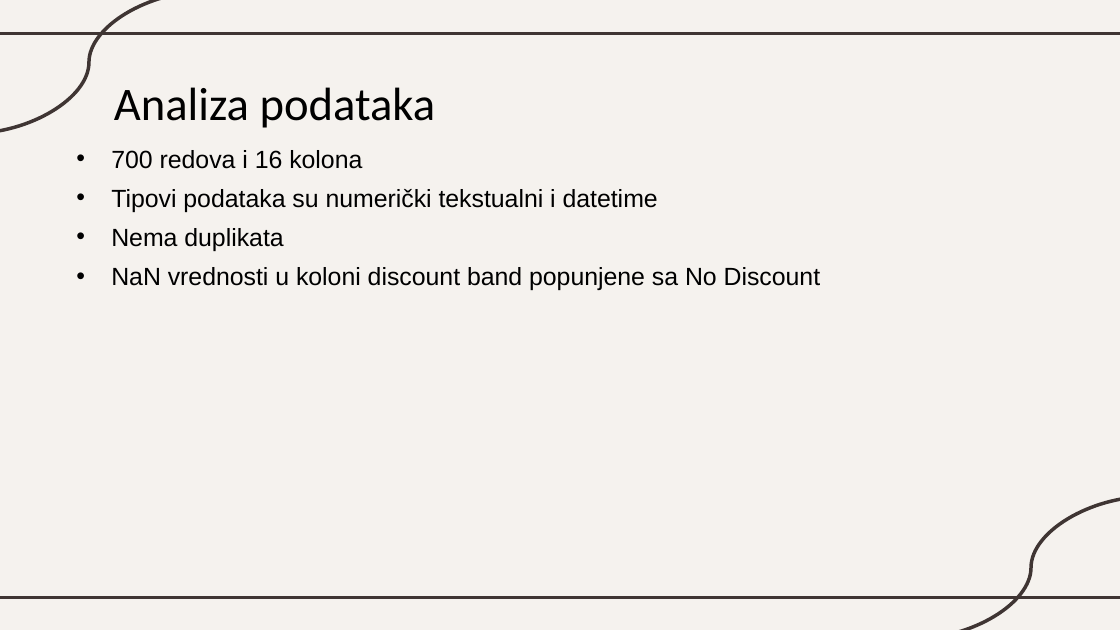
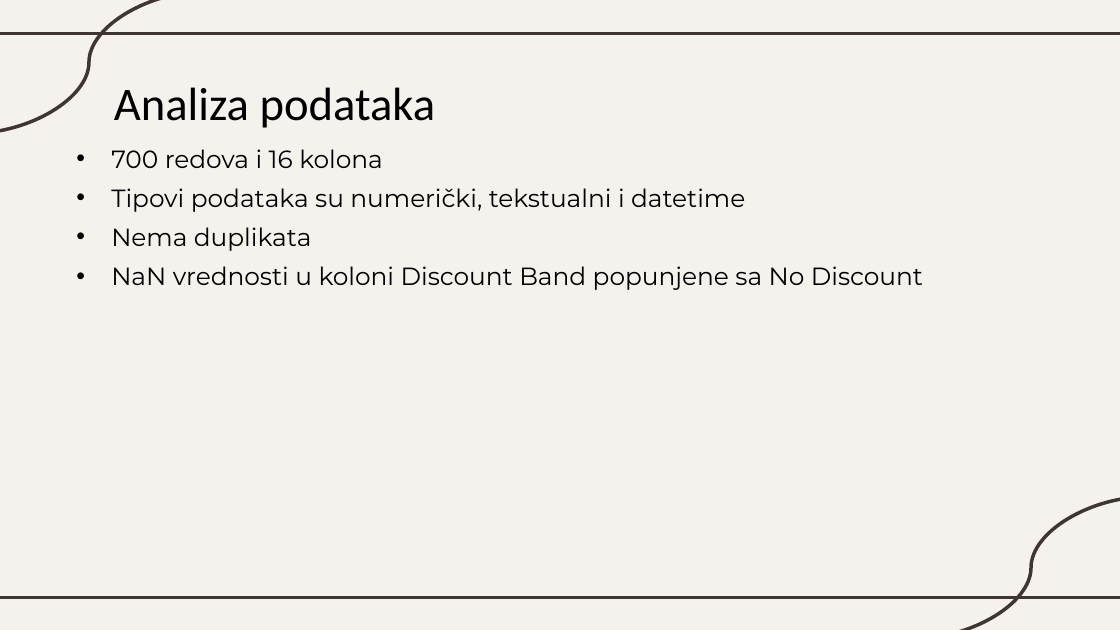
Before and after one commit to katarinaast/Data-transformation-in-machine-learning, a slide deck: slide 35 of Transformacija podataka.pptx. Drawn at 1120x630 pixels with LibreOffice and Linux fonts; fonts in the diff are those of the drawing. Boxes give left, top, right and bottom in pixels: in the first picture for what was removed or moved away, otherwise in the second. Text is boxed around its words. In the diff, an @@ line names an element or a change of style, - is before the commit and + after.

```diff
--- a/Transformacija podataka.pptx
+++ b/Transformacija podataka.pptx
@@ text at bbox=[111, 149, 383, 251]: font Arial to Montserrat in "700 redova i 16 kolona", "Nema duplikata" @@
@@ text at bbox=[111, 188, 745, 212]: text changed; font Arial to Montserrat @@
-• Tipovi podataka su numerički tekstualni i datetime
+• Tipovi podataka su numerički, tekstualni i datetime
@@ text at bbox=[111, 266, 923, 290]: text changed; font Arial to Montserrat @@
-• NaN vrednosti u koloni discount band popunjene sa No Discount
+• NaN vrednosti u koloni Discount Band popunjene sa No Discount
```
Also in this commit, not shown: 30 other slides changed.
